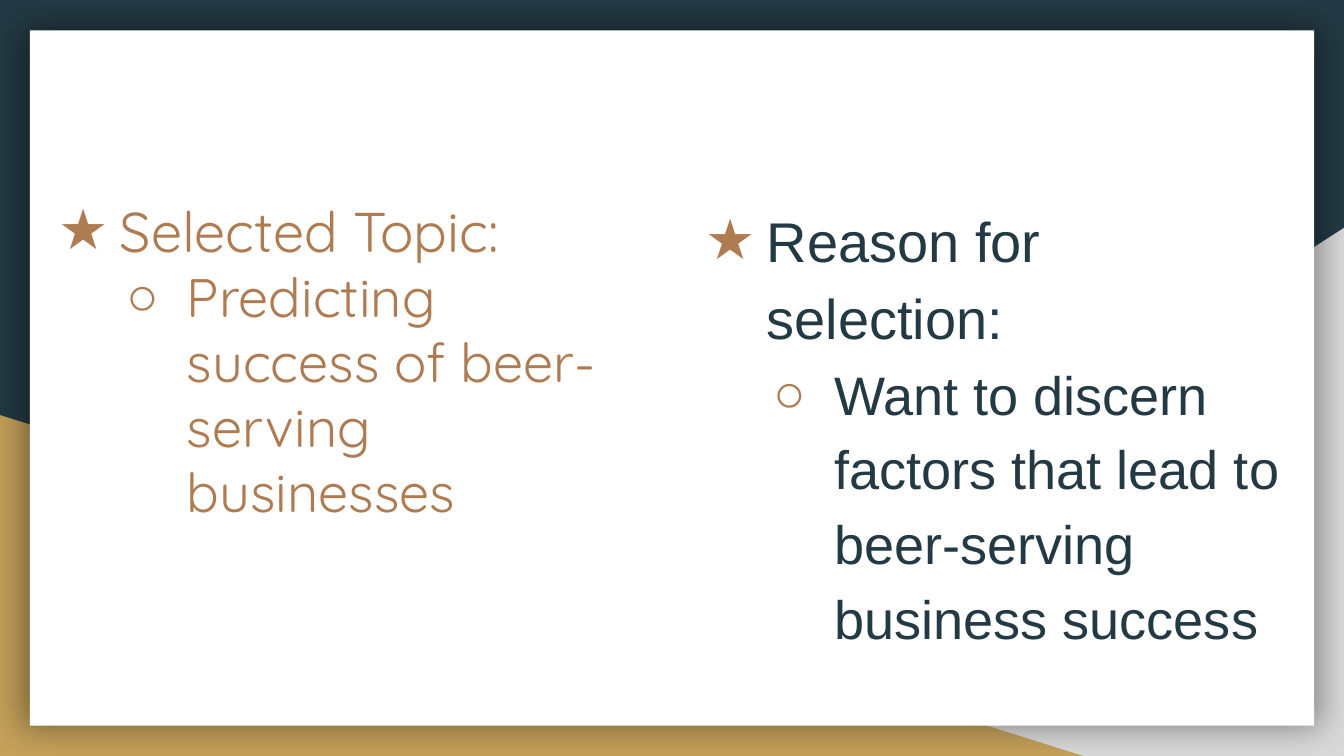
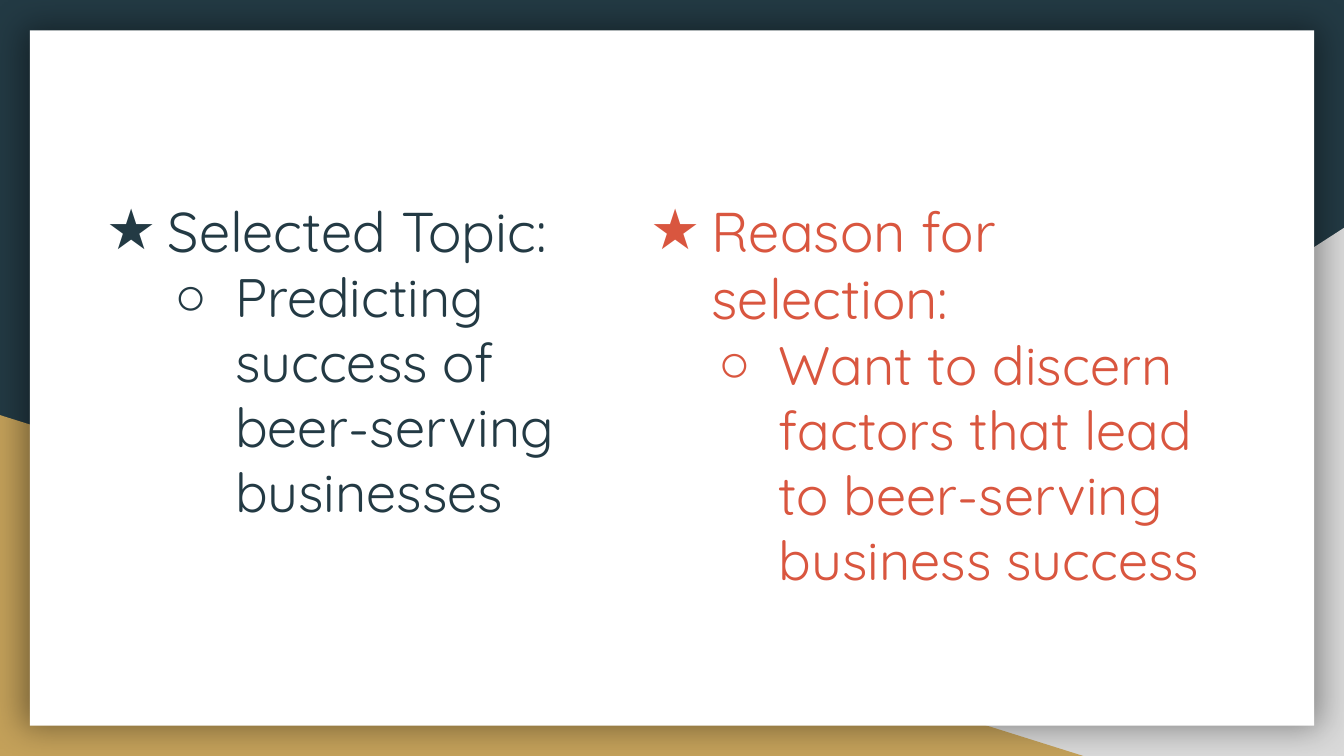
Before and after one commit to HannaKim4673/Beer_Restaurant_Success, a slide deck: slide 2 of Beer Restaurant Success.pptx. Drawn at 1344x756 pixels with LibreOffice and Linux fonts; fonts in the diff are those of the drawing; background and template pictures are left out. Boxes give left, top, right and bottom in pixels: in the first picture for what was removed or moved away, otherwise in the second. Text is boxed around its words. In the diff, an @@ line names an element or a change of style, - is before the commit and + after.

```diff
--- a/Beer Restaurant Success.pptx
+++ b/Beer Restaurant Success.pptx
@@ title "Selected Topic:": place and size @@
-title "Selected Topic:" at [120,210,595,513]
+title "Selected Topic:" at [168,210,554,513]
@@ title "Selected Topic:" at [168,210,554,513]: text colour #AF7B51 to #233A44; bullet colour #AF7B51 to #233A44 @@
@@ text "Reason for selection:": place and size @@
-text "Reason for selection:" at [767,221,1279,640]
+text "Reason for selection:" at [712,211,1199,581]
@@ text "Reason for selection:" at [712,211,1199,581]: font Arial to Quicksand, text colour #233A44 to #D9563F; line spacing 1.15 to 1; bullet colour #233A44 to #D9563F @@
```
Also in this commit, not shown: 9 other slides changed, 9 slides added, 7 slides removed.
